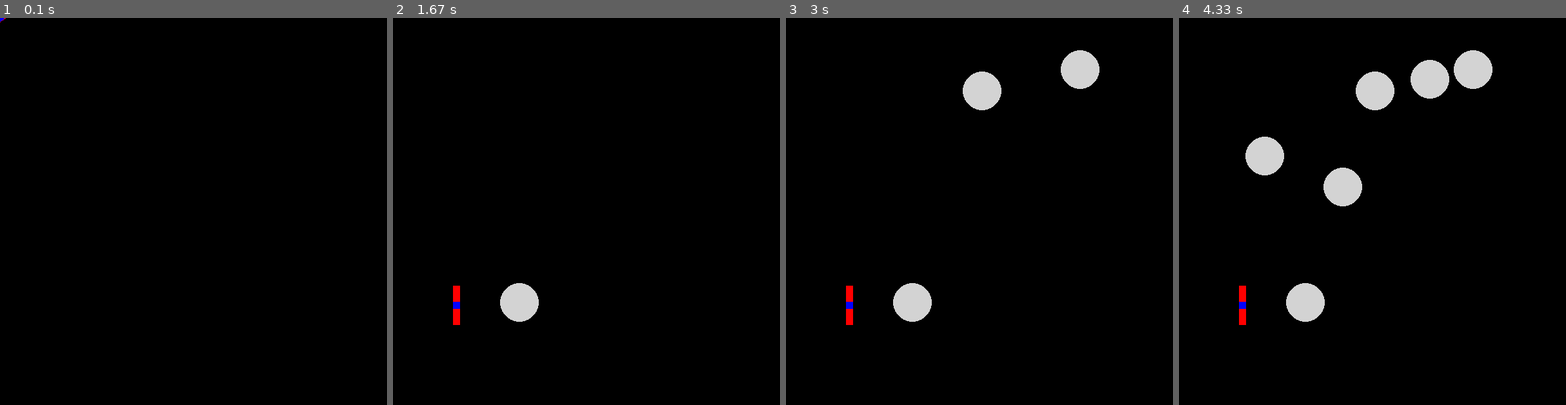
Above: before the commit, frames 1-4 (left to right).
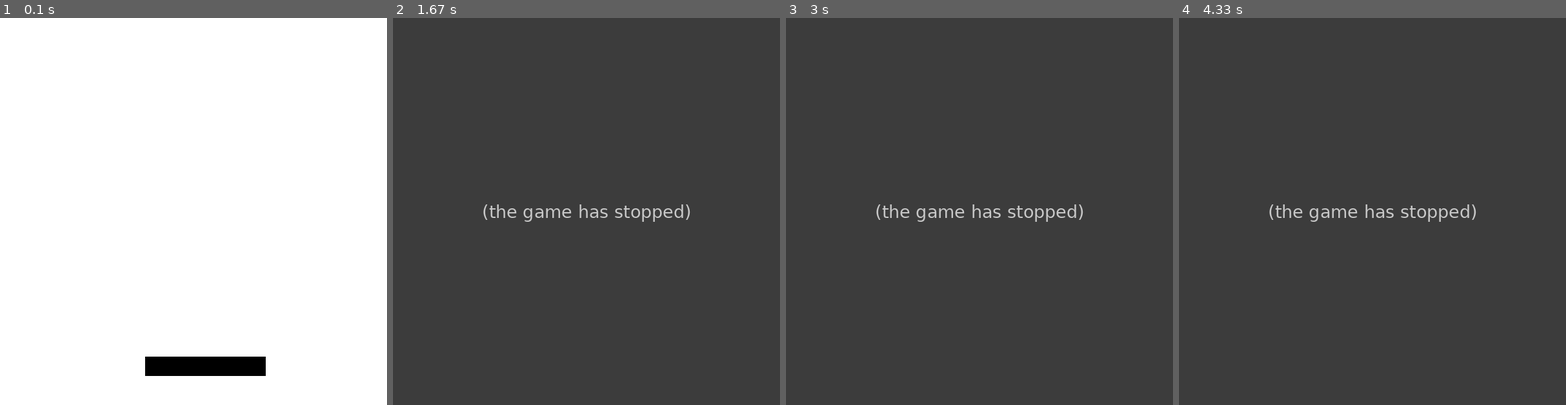
Above: after the commit, the same moments.

Repository: AndyyTaylor/Yr12Major
Game: pygame game, started from main.py
Two runs of this game, one before a commit and one after it. Both use one fixed random seed, a clock stepped at 60 frames per second and the inputs below.
Inputs (mouse positions are in pixels of both pictures, inside the frame that each line leads up to):
- Up to frame 1 (0.1 s): no input
- Up to frame 2 (1.67 s): hold Space 0.33-0.87 s; hold Left 0.33-0.87 s; move the mouse to (578, 257) at 0.37 s; click (520, 304) at 0.95 s; tap Space at 1.23 s; right-click (454, 304) at 1.62 s
- Up to frame 3 (3 s): tap Space at 1.9 s; hold Left 2.23-2.77 s; click (1080, 68) at 2.32 s; hold Down from 2.8 s (still down); click (983, 91) at 2.88 s
- Up to frame 4 (4.33 s): release Down at 3.1 s; hold Left 3.13-3.53 s; click (1264, 157) at 3.22 s; hold Up 3.57-3.93 s; click (1430, 79) at 3.65 s; hold Right from 3.97 s (still down); click (1341, 188) at 4.05 s

The runs differ from the first frame. In frame 1, 98% of the frame differs, in the area x 0-100%, y 0-100%; in frame 2, 100%; in frame 3, 100%; in frame 4, 100%.
Error after the commit: ValueError: operands could not be broadcast together with shapes (64,1) (3,1) (layers.py li...; the game stopped at 0.33 s (later frames are placeholders)

Commit message:
added feed_forward to new neural net

Diff:
--- a/src/ml/agents/__init__.py
+++ b/src/ml/agents/__init__.py
@@ -3,3 +3,7 @@
 from .supervised.nn import NN
 
 from .reinforcement.QLearn import QLearn
+
+from .deeplearning.nn import NeuralNetwork
+from .deeplearning.layers import Dense
+from .deeplearning.loss_functions import SquareLoss
--- /dev/null
+++ b/src/ml/agents/deeplearning/layers.py
@@ -0,0 +1,55 @@
+import random
+import numpy as np
+from math import e, log
+
+class Layer():
+    def __init__(self, requires_init=False):
+        self.requires_init = requires_init
+
+    def set_input_shape(self, input_shape):
+        self.input_shape = input_shape
+
+    def feed_forward(self, X):
+        raise NotImplementedError()
+
+class Dense(Layer):
+    def __init__(self, num_nodes, input_shape=None):
+        super().__init__(True)
+
+        self.num_nodes = num_nodes
+        self.input_shape = input_shape
+        self.A = None
+        self.Z = None
+
+    def initialize(self):
+        self.weights = self.init_weights(self.input_shape, self.num_nodes)
+
+    def feed_forward(self, X):
+        self.A = X
+        X = np.insert(X, 0, 1, axis=1)
+        Z = X.dot(self.weights.T)
+        self.Z = Z
+
+        return self.sigmoid(Z)
+
+    def back_prop(self, D, alpha, m):
+        print('back')
+        print((self.weights.T.dot(D.T)[1:]).shape)
+        D = np.multiply(self.weights.T.dot(D.T)[1:], self.sig_grad(self.Z.T))
+        grad = D.dot(self.A)
+
+        self.weights -= alpha * (1.0 / m) * grad
+
+        return D
+
+    def init_weights(self, in_layer, out_layer):
+        epsilon_init = 0.12
+        W = np.random.rand(out_layer, in_layer + 1) * 2 * epsilon_init - epsilon_init
+
+        return W
+
+    def sigmoid(self, z):
+        return np.divide(1.0, (1 + np.power(e, -z)))
+
+    def sig_grad(self, z):
+        return np.multiply(self.sigmoid(z), (1 - self.sigmoid(z)))
--- /dev/null
+++ b/src/ml/agents/deeplearning/loss_functions.py
@@ -0,0 +1,10 @@
+import numpy as np
+
+class SquareLoss():
+    def __init__(self): pass
+
+    def loss(self, y, y_pred):
+        return 0.5 * np.power((y - y_pred), 2)
+
+    def gradient(self, y, y_pred):
+        return -(y - y_pred)
--- /dev/null
+++ b/src/ml/agents/deeplearning/nn.py
@@ -0,0 +1,51 @@
+import random
+import numpy as np
+
+class NeuralNetwork():
+
+    def __init__(self, loss):
+        self.loss_function = loss()
+
+        self.layers = []
+
+    def add_layer(self, layer):
+        if self.layers:     # by default, containers equate len(container) > 0
+            layer.set_input_shape(self.layers[-1].num_nodes)
+
+        if layer.requires_init:
+            layer.initialize()
+
+        self.layers.append(layer)
+
+    def predict(self, X):
+        return np.argmax(self.feed_forward(X))
+
+    def train(self, prev_state, action, reward, done, new_state, alpha, gamma):
+        out = self.feed_forward(prev_state)
+        pred_out = self.feed_forward(new_state)
+
+        y = out
+        if done:
+            y[0][action] += alpha * (reward - y[0][action])
+        else:
+            y[0][action] += alpha * (reward + gamma * np.max(pred_out) - y[0][action])
+
+        self.back_prop(prev_state, y, alpha)
+
+    def feed_forward(self, X):
+        if len(X.shape) < 2:
+            X = X.reshape((1, X.shape[0]))
+
+        for layer in self.layers:
+            X = layer.feed_forward(X)
+        return X
+
+    def back_prop(self, X, y, alpha):
+        m = len(y)
+        if len(X.shape) < 2:
+            X = X.reshape((1, X.shape[0]))
+
+        D = np.subtract(self.feed_forward(X), y)
+
+        for layer in reversed(self.layers):
+            D = layer.back_prop(D, alpha, m)
--- a/src/ml/agents/reinforcement/QLearn.py
+++ b/src/ml/agents/reinforcement/QLearn.py
@@ -1,5 +1,9 @@
 import random
 import numpy as np
+
+from ..deeplearning.nn import NeuralNetwork
+from ..deeplearning.layers import Dense
+from ..deeplearning.loss_functions import SquareLoss
 
 class QLearn():
     def __init__(self, num_observations, num_actions, alpha=0.02, gamma=0.9, epsilon=1, min_epsilon=0.05, epsilon_decay=0.001):
@@ -12,11 +16,15 @@
         self.num_actions = num_actions
         self.num_observations = num_observations
 
-        self.model = Tabular(num_observations, num_actions, self.alpha, self.gamma)
+        # self.model = Tabular(num_observations, num_actions, self.alpha, self.gamma)
+        self.model = NeuralNetwork(SquareLoss)
+        self.model.add_layer(Dense(64, input_shape=num_observations))
+        self.model.add_layer(Dense(num_actions))
 
     def choose_action(self, state):
         if random.random() > self.epsilon:
-            return self.model.get_optimal_action(state)
+            print(self.model.predict(state))
+            return self.model.predict(state)
 
         return random.randint(0, self.num_actions-1)
 
@@ -24,8 +32,8 @@
         self.epsilon = max(self.min_epsilon, self.epsilon - self.epsilon_decay)
 
     def train(self, prev_state, action, reward, done, new_state):
-        self.model.set_epsilon(self.epsilon)
-        self.model.train(prev_state, action, reward, done, new_state)
+        # self.model.set_epsilon(self.epsilon)
+        self.model.train(prev_state, action, reward, done, new_state, self.alpha, self.gamma)
 
 class Model():
     def __init__(self, num_observations, num_actions, alpha, gamma):
@@ -34,7 +42,7 @@
         self.num_actions = num_actions
         self.num_observations = num_observations
 
-    def get_optimal_action(self, state):
+    def predict(self, state):
         return random.randint(0, self.num_actions-1)
 
     def train(self, prev_state, action, reward, done, new_state):
@@ -61,7 +69,7 @@
         else:
             self.Q[prev_sid][action] += self.alpha * (reward + self.gamma * np.max(self.Q[new_sid]) - self.Q[prev_sid][action])
 
-    def get_optimal_action(self, state):
+    def predict(self, state):
         sid = self.get_state_id(state)
 
         return np.argmax(self.Q[sid])
--- a/src/ml/environments/reinforcement/catchapples.py
+++ b/src/ml/environments/reinforcement/catchapples.py
@@ -16,7 +16,7 @@
     def __init__(self):
         super().__init__("Catch Apples", "Environments")
 
-        self.num_obvs = 2
+        self.num_observations = 4
         self.grid_size = 8
         self.num_actions = 3
 
@@ -52,7 +52,7 @@
         if not closest_apple:
             closest_apple = [0, 0]
 
-        return [self.platform[0], self.platform[1], closest_apple[0], closest_apple[1]]
+        return np.array([self.platform[0], self.platform[1], closest_apple[0], closest_apple[1]])
 
     def take_action(self, action):
         if action == 0 and self.platform[0] > 0:
@@ -89,7 +89,7 @@
         while len(self.apples) < self.max_apples:
             self.apples.append([random.randint(0, self.grid_size), random.randint(0, int(self.grid_size/5))])
 
-    def on_render(self, screen, _):
+    def on_render(self, screen, _=None):
         centered_platform = self.platform[:]
         centered_platform[0] -= 1
         pygame.draw.rect(screen, config.BLACK, self.adjust_pos(tuple(centered_platform)) + (config.SCREEN_WIDTH / self.grid_size * 2.5, 30))
@@ -118,6 +118,9 @@
     def on_update(self):
         pass
 
+    def on_mouse_event(self, event):
+        pass
+
     def on_key_down(self, key):
         if key == pygame.K_LEFT and self.platform[0] > 0:
             self.platform[0] -= 1
--- a/src/states/Simulation.py
+++ b/src/states/Simulation.py
@@ -8,7 +8,7 @@
 # from ..ml.environments import MNIST as Environment
 # from ..ml.agents import LinearRegression as Agent
 from ..ml.agents import QLearn
-from ..ml.environments import RaceTrack as Environment
+from ..ml.environments import CatchApples as Environment
 
 class Simulation(State):
     " A "
@@ -17,7 +17,7 @@
         super().__init__("Simulation", "MasterState")
 
         self.environment = Environment()
-        self.agent = QLearn(2, 4, alpha=0.1)
+        self.agent = QLearn(self.environment.num_observations, self.environment.num_actions, alpha=0.1, epsilon=0.1)
 
         self.episode = 0
         self.tick_rate = 0
@@ -67,19 +67,19 @@
                 self.total_reward = 0
 
     def on_render(self, screen):
-        self.environment.on_render(screen, self.agent.model.predict)
+        self.environment.on_render(screen)
 
     def on_mouse_event(self, event):
         self.environment.on_mouse_event(event)
 
     def on_key_down(self, key):
         if key == pygame.K_SPACE:
-            if self.tick_rate == 1000:
-                self.tick_rate = 1
-            elif self.tick_rate == 1:
+            if self.tick_rate == 1:
+                self.tick_rate = 100
+            elif self.tick_rate == 100:
                 self.tick_rate = 0
             else:
-                self.tick_rate = 1000
+                self.tick_rate = 1
         elif key == pygame.K_y:
             if self.render_time == 60:
                 self.render_time = 0
